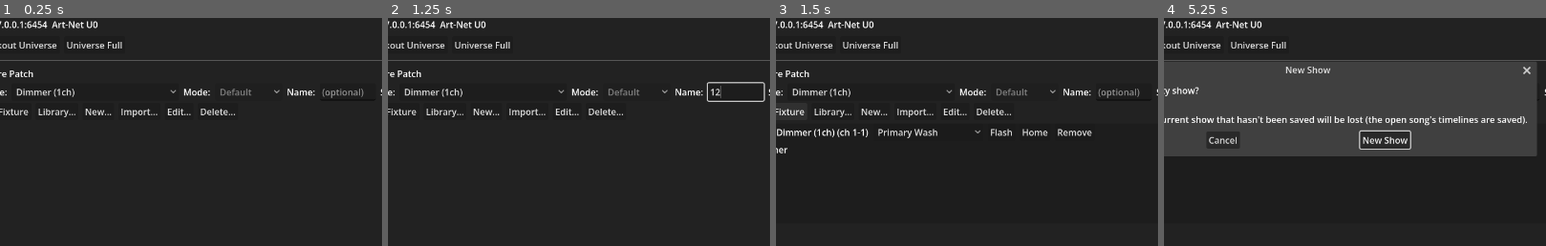
Above: before the commit, frames 1-4 (left to right).
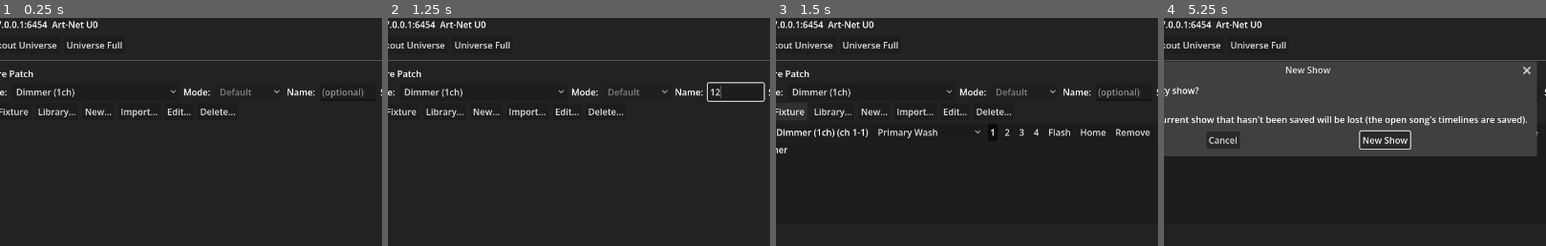
Above: after the commit, the same moments.

Repository: KonajuGames/slight-dmx-controller
Game: Godot game, scene res://main.tscn
Two runs of this game, one before a commit and one after it. Both use one fixed random seed, a clock stepped at 60 frames per second and the inputs below.
Inputs (mouse positions are % of the whole screen's width and height, from its top left):
- Up to frame 1 (0.25 s): no input
- Up to frame 2 (1.25 s): click (18, 51) at 0.52 s; type "12" at 0.6 s; click (77, 45) at 0.75 s; type "12" at 0.83 s
- Up to frame 3 (1.5 s): click "Add Fixture" at 1.25 s
- Up to frame 4 (5.25 s): click (60, 54) at 2 s, where only the run after the commit has a clickable "1"; click (61, 54) at 2.75 s, where only the run after the commit has a clickable "2"; click (63, 54) at 3.5 s, where only the run after the commit has a clickable "3"; click (65, 54) at 4.25 s, where only the run after the commit has a clickable "4"; click "New Show" at 5 s
The pictures show only the part of the screen within x 31-81%, y 29-78%; the shares and areas given below are measured in that part.

Frames 1-2 are identical in both runs. In frame 3, 0.7% of the frame differs, in the area x 56-98%, y 48-52%; in frame 4, less than 0.1%.

Commit message:
Add category group buttons to each fixture
Next to each fixture's category selector are four buttons, "1" to "4",
that pick its group within the category. They work like radio buttons,
one at a time per fixture, starting on 1. The group is saved with the
patch (older shows load on 1) and passed to DJ Edit Mode's timeline for
show generation.

Co-Authored-By: Claude Opus 5.5 <noreply@anthropic.com>

Diff:
--- a/scripts/dmx_controller.gd
+++ b/scripts/dmx_controller.gd
@@ -753,15 +753,16 @@
 
 ## Every patched fixture, universe by universe, for the DJ Edit Mode
 ## timeline's per-fixture tracks — keyed by its uid, which the show's saved
-## timelines use — with its category (FixtureProfile.SHOW_CATEGORIES) for
-## show generation.
+## timelines use — with its category (FixtureProfile.SHOW_CATEGORIES) and
+## category group (1-4) for show generation.
 func _timeline_fixtures() -> Array:
 	var out: Array = []
 	for ui in range(_panels.size()):
 		for fx in _panels[ui].patched_fixtures:
 			out.append({"key": String(fx["uid"]), "name": String(fx["name"]),
 				"profile": fx["profile"], "mode": int(fx.get("mode", 0)),
-				"category": String(fx.get("category", ""))})
+				"category": String(fx.get("category", "")),
+				"category_group": int(fx.get("category_group", 1))})
 	return out
 
 
--- a/scripts/universe_panel.gd
+++ b/scripts/universe_panel.gd
@@ -515,6 +515,7 @@
 		"start": start,
 		"mode": mode,
 		"category": profile.default_show_category(mode),
+		"category_group": 1,
 		# 3D visualizer placement (world metres / degrees). Straight down,
 		# as if hung from a truss aimed at the floor.
 		"pos": auto_place(patched_fixtures.size()),
@@ -551,6 +552,7 @@
 		"start": p_start,
 		"mode": mode,
 		"category": profile.default_show_category(mode),
+		"category_group": 1,
 		"pos": pos,
 		"rot": rot,
 	})
@@ -639,6 +641,24 @@
 		fixture["category"] = FixtureProfile.SHOW_CATEGORIES[i]
 	)
 	header.add_child(category_option)
+
+	# Category group 1-4 within the category: one at a time, like radio
+	# buttons.
+	var group_buttons := ButtonGroup.new()
+	var current_group := clampi(int(fixture.get("category_group", 1)), 1, 4)
+	fixture["category_group"] = current_group
+	for gi in range(1, 5):
+		var group_btn := Button.new()
+		group_btn.text = str(gi)
+		group_btn.toggle_mode = true
+		group_btn.button_group = group_buttons
+		group_btn.tooltip_text = "Category group %d" % gi
+		group_btn.button_pressed = gi == current_group
+		group_btn.toggled.connect(func(on: bool):
+			if on:
+				fixture["category_group"] = gi
+		)
+		header.add_child(group_btn)
 
 	# Flash: full white for as long as the button is held, then put the
 	# affected channels back exactly as they were.
@@ -1183,6 +1203,7 @@
 			"start": fixture["start"],
 			"mode": int(fixture.get("mode", 0)),
 			"category": String(fixture.get("category", "")),
+			"category_group": int(fixture.get("category_group", 1)),
 			"profile": profile.to_dict(),
 			"pos": _v3_to_arr(fixture.get("pos", Vector3.ZERO)),
 			"rot": _v3_to_arr(fixture.get("rot", Vector3.ZERO)),
@@ -1247,6 +1268,7 @@
 			"start": int(entry.get("start", 0)),
 			"mode": mode,
 			"category": category,
+			"category_group": clampi(int(entry.get("category_group", 1)), 1, 4),
 			"pos": _arr_to_v3(entry.get("pos", null), auto_place(i)),
 			"rot": _arr_to_v3(entry.get("rot", null), Vector3(90, 0, 0)),
 		})
--- a/tests/show_file_test.gd
+++ b/tests/show_file_test.gd
@@ -51,6 +51,15 @@
 		chans.append({"name": "Green", "role": "GREEN"})
 		chans.append({"name": "Blue", "role": "BLUE"})
 	return FixtureProfile.new("bar2", "2-head bar", chans)
+
+
+## The "1"-"4" category group buttons in the fixture's row.
+func _group_buttons(panel, index: int) -> Array:
+	var out: Array = []
+	for b in panel.fixtures_vbox.get_child(index).find_children("*", "Button", true, false):
+		if b.button_group != null and b.text in ["1", "2", "3", "4"]:
+			out.append(b)
+	return out
 
 
 func _test_round_trip() -> void:
@@ -82,6 +91,13 @@
 	])
 	ok(mover.default_show_category(0) == "Primary Mover", "...one with pan (or tilt) a mover")
 	panel.patched_fixtures[0]["category"] = "Secondary Wash"
+	ok(panel.patched_fixtures[0]["category_group"] == 1 and panel.patched_fixtures[1]["category_group"] == 1,
+		"category group 1 by default")
+	var bar_groups := _group_buttons(panel, 1)
+	bar_groups[2].button_pressed = true
+	ok(panel.patched_fixtures[1]["category_group"] == 3 and not bar_groups[0].button_pressed
+		and _group_buttons(panel, 0)[0].button_pressed,
+		"picking group 3 deselects 1, on that fixture only")
 	main.groups.append({"name": "Front", "members": [par_uid, bar_uid]})
 	var e = load("res://scripts/wave_effect.gd").new()
 	e.name = "Test wave"
@@ -118,6 +134,9 @@
 		"visualizer positions and rotations")
 	ok(pf.size() == 2 and pf[0]["category"] == "Secondary Wash" and pf[1]["category"] == "Primary Multi-cell",
 		"categories, as changed")
+	ok(pf.size() == 2 and pf[0]["category_group"] == 1 and pf[1]["category_group"] == 3
+		and _group_buttons(main._panels[0], 1)[2].button_pressed,
+		"category groups, as changed (and shown)")
 	u = main._panels[0].sender
 	ok(u.get_channel(0) == 200 and u.get_channel(1) == 40 and u.get_channel(2) == 10, "live levels (the actual colour)")
 	var new_par := int(pf[0]["id"]) if pf.size() > 0 else -1
@@ -148,6 +167,7 @@
 	doc.erase("live")
 	for sf in doc["universes"][0]["fixtures"]:
 		sf.erase("category")
+		sf.erase("category_group")
 	doc.erase("format")
 	doc.erase("version")
 	f = FileAccess.open(bad, FileAccess.WRITE)
@@ -159,6 +179,7 @@
 	ok(main._panels[0].patched_fixtures[0]["category"] == "Primary Wash"
 		and main._panels[0].patched_fixtures[1]["category"] == "Primary Multi-cell",
 		"...its fixtures in their default categories")
+	ok(main._panels[0].patched_fixtures[1]["category_group"] == 1, "...and category group 1")
 	# One saved in the old Auto Show run mode (gone): opens in Cue Mode.
 	doc["run_mode"] = 2
 	doc["auto_show"] = {"song": "C:/old.mp3"}
